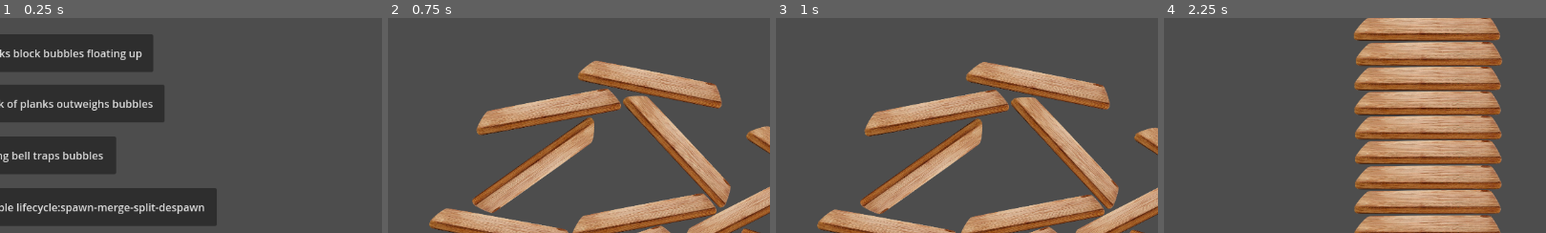
Above: before the commit, frames 1-4 (left to right).
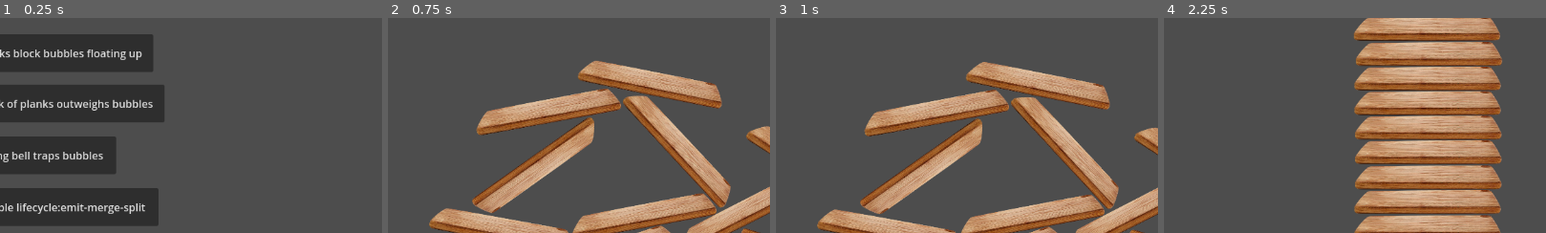
Above: after the commit, the same moments.

Repository: outrightmental/ggj25-bubble-up
Game: Godot game, scene res://scenes/main.tscn
Two runs of this game, one before a commit and one after it. Both use one fixed random seed, a clock stepped at 60 frames per second and the inputs below.
Inputs:
- Up to frame 1 (0.25 s): no input
- Up to frame 2 (0.75 s): click "1 - planks block bubbles floa…" at 0.5 s
- Up to frame 3 (1 s): no input
- Up to frame 4 (2.25 s): click "menu" at 1.25 s; click "2 - stack of planks outweighs…" at 2 s
The pictures show only the part of the screen within x 14-64%, y 9-59%; the shares and areas given below are measured in that part.

The runs differ from the first frame. In frame 1, 3.1% of the frame differs, in the area x 15-57%, y 79-97%; in frame 2, nothing differs; in frame 3, nothing differs; in frame 4, nothing differs.

Commit message:
checkpoint

Diff:
--- a/models/bubble/bubble.gd
+++ b/models/bubble/bubble.gd
@@ -1,4 +1,10 @@
 extends RigidBody2D
+
+# Unique identifier for the bubble
+@export var number: int = 0
+
+# Static variable to hold the number counter
+static var numberCounter: int = 0
 
 # Load the bubble textures
 @export var variant: int = 0
@@ -12,14 +18,31 @@
 # Reference to the Sprite node
 @onready var sprite: Sprite2D = $Sprite2D
 
+# Called when the bubble is instantiated
+func _init():
+	numberCounter += 1
+	number = numberCounter
+
+# Called when the scene is added to the tree
+func _ready():
+	contact_monitor = true
+	max_contacts_reported = 1
+	set_variant(variant) # Ensure the correct sprite is applied on load
+	connect("body_entered", Callable(self, "_on_body_entered"))
+
 # Setter function to update the sprite based on variant
 func set_variant(value: int):
 	variant = clamp(value, 0, bubble_sprites.size() - 1)
 	sprite.texture = bubble_sprites[variant]
 
-# Called when the scene is added to the tree
-func _ready():
-	set_variant(variant) # Ensure the correct sprite is applied on load
+# Called when another body enters the collision area
+func _on_body_entered(body):
+	if body is RigidBody2D and body.name == "Bubble":
+		_on_collision_with_bubble(body)
+
+# Function to handle collision with another bubble
+func _on_collision_with_bubble(other_bubble):
+	print("Bubble collision #", number, " -> #", other_bubble.number)
 
 # Called every frame. 'delta' is the elapsed time since the previous frame.
 func _process(delta: float) -> void:
--- a/scenes/experiment_4/experiment_4.tscn
+++ b/scenes/experiment_4/experiment_4.tscn
@@ -18,8 +18,10 @@
 [node name="Bubble Emitter" type="Node2D" parent="."]
 position = Vector2(586, 517)
 script = ExtResource("2_4oogt")
-spawn_rate = 100.0
-max_bubbles = 100
+spawn_rate = 2.0
+max_bubbles = 2
+spread_x = 0
+spread_y = 0
 
 [node name="RigidBody2D" parent="." instance=ExtResource("3_p8522")]
 position = Vector2(591, 98)
--- a/scenes/main.tscn
+++ b/scenes/main.tscn
@@ -34,10 +34,10 @@
 [node name="Button4" type="Button" parent="."]
 offset_left = 86.0
 offset_top = 314.0
-offset_right = 487.0
+offset_right = 399.0
 offset_bottom = 371.0
 theme = SubResource("Theme_o41tl")
-text = "4 - bubble lifecycle:spawn-merge-split-despawn"
+text = "4 - bubble lifecycle:emit-merge-split"
 
 [connection signal="pressed" from="Button" to="." method="_on_navigate_experiment_1"]
 [connection signal="pressed" from="Button2" to="." method="_on_navigate_experiment_2"]
